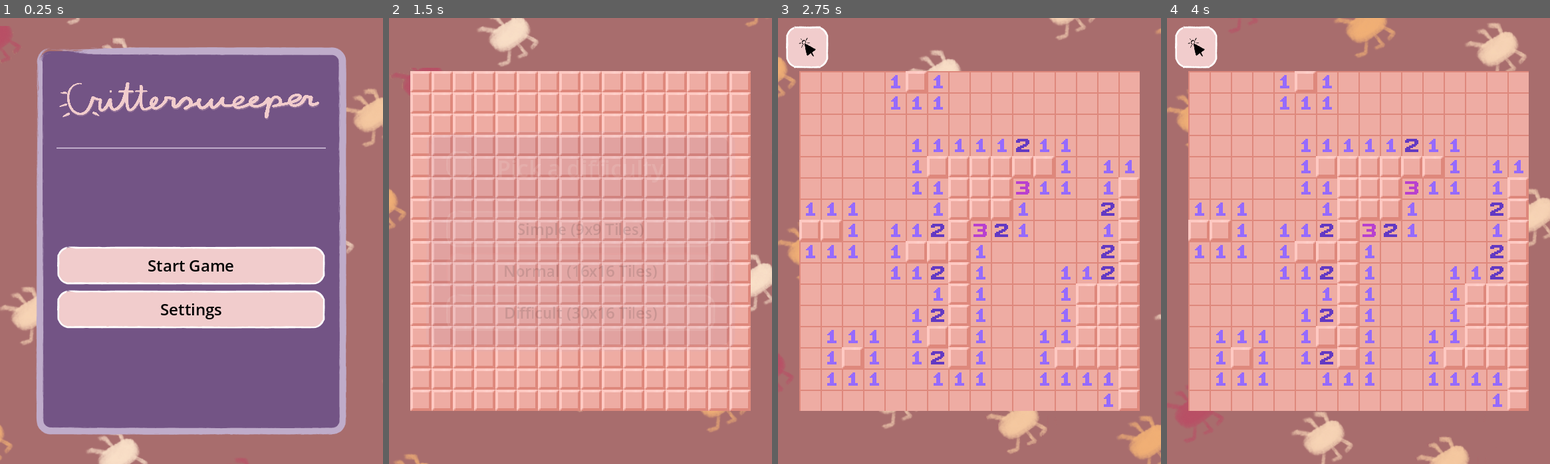
Above: before the commit, frames 1-4 (left to right).
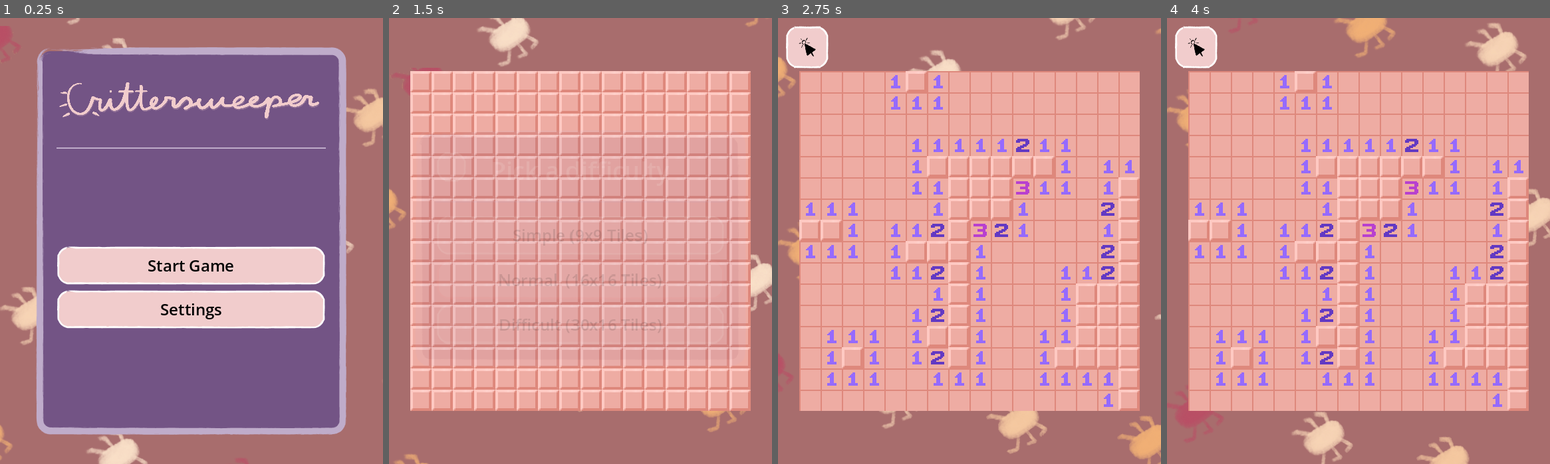
Above: after the commit, the same moments.

Repository: Somebud0180/CritterSweeper
Game: Godot game, scene res://scenes/menu.tscn
Two runs of this game, one before a commit and one after it. Both use one fixed random seed, a clock stepped at 60 frames per second and the inputs below.
Inputs (mouse positions are in pixels of both pictures, inside the frame that each line leads up to):
- Up to frame 1 (0.25 s): no input
- Up to frame 2 (1.5 s): click "Start Game" at 0.5 s; click "Normal (16x16 Tiles)" at 1.25 s
- Up to frame 3 (2.75 s): tap Enter at 2 s; move the mouse to (1053, 218) at 2.02 s; hold Right from 2.03 s (still down); tap Alt at 2.1 s; click (1053, 218) at 2.17 s
- Up to frame 4 (4 s): move the mouse to (1281, 263) at 2.77 s; release Right at 2.78 s; hold Down 2.78-3.53 s; tap Shift at 2.85 s; move the mouse to (1396, 142) at 3.52 s; hold Right from 3.53 s (still down); tap Alt at 3.6 s

The runs differ from the first frame. In frame 2, 1.0% of the frame differs, in the area x 28-72%, y 45-71%; in frame 3, less than 0.1%; in frame 4, less than 0.1%.

Commit message:
Tweaked the animatons further and updated the parallax foreground to the cleaned-up version.

Diff:
--- a/scenes/menu.tscn
+++ b/scenes/menu.tscn
@@ -79,7 +79,7 @@
 "times": PackedFloat32Array(0),
 "transitions": PackedFloat32Array(1),
 "update": 0,
-"values": [Color(1, 1, 1, 1)]
+"values": [Color(1, 1, 1, 0)]
 }
 tracks/5/type = "value"
 tracks/5/imported = false
@@ -116,6 +116,66 @@
 "transitions": PackedFloat32Array(1),
 "update": 0,
 "values": [Vector2(1.02, 1.02)]
+}
+tracks/8/type = "value"
+tracks/8/imported = false
+tracks/8/enabled = true
+tracks/8/path = NodePath("MenuLayer/Settings:modulate")
+tracks/8/interp = 1
+tracks/8/loop_wrap = true
+tracks/8/keys = {
+"times": PackedFloat32Array(0),
+"transitions": PackedFloat32Array(1),
+"update": 0,
+"values": [Color(1, 1, 1, 0)]
+}
+tracks/9/type = "value"
+tracks/9/imported = false
+tracks/9/enabled = true
+tracks/9/path = NodePath("MenuLayer/Settings:scale")
+tracks/9/interp = 1
+tracks/9/loop_wrap = true
+tracks/9/keys = {
+"times": PackedFloat32Array(0),
+"transitions": PackedFloat32Array(1),
+"update": 0,
+"values": [Vector2(1, 1)]
+}
+tracks/10/type = "value"
+tracks/10/imported = false
+tracks/10/enabled = true
+tracks/10/path = NodePath("MenuLayer/MainMenu:scale")
+tracks/10/interp = 1
+tracks/10/loop_wrap = true
+tracks/10/keys = {
+"times": PackedFloat32Array(0),
+"transitions": PackedFloat32Array(1),
+"update": 0,
+"values": [Vector2(1, 1)]
+}
+tracks/11/type = "value"
+tracks/11/imported = false
+tracks/11/enabled = true
+tracks/11/path = NodePath("MenuLayer/MainMenu:modulate")
+tracks/11/interp = 1
+tracks/11/loop_wrap = true
+tracks/11/keys = {
+"times": PackedFloat32Array(0),
+"transitions": PackedFloat32Array(1),
+"update": 0,
+"values": [Color(1, 1, 1, 1)]
+}
+tracks/12/type = "value"
+tracks/12/imported = false
+tracks/12/enabled = true
+tracks/12/path = NodePath("MenuLayer/DifficultyPicker:position")
+tracks/12/interp = 1
+tracks/12/loop_wrap = true
+tracks/12/keys = {
+"times": PackedFloat32Array(0),
+"transitions": PackedFloat32Array(1),
+"update": 0,
+"values": [Vector2(0, 0)]
 }
 
 [sub_resource type="Animation" id="Animation_70i5f"]
@@ -153,15 +213,27 @@
 tracks/2/interp = 1
 tracks/2/loop_wrap = true
 tracks/2/keys = {
-"times": PackedFloat32Array(0, 0.25),
+"times": PackedFloat32Array(0, 0.099999994),
 "transitions": PackedFloat32Array(2, 2),
 "update": 0,
-"values": [Vector2(1, 1), Vector2(0.9, 0.9)]
+"values": [Vector2(1, 1), Vector2(1.02, 1.02)]
+}
+tracks/3/type = "value"
+tracks/3/imported = false
+tracks/3/enabled = true
+tracks/3/path = NodePath("MenuLayer/DifficultyPicker:position")
+tracks/3/interp = 1
+tracks/3/loop_wrap = true
+tracks/3/keys = {
+"times": PackedFloat32Array(0.05, 0.25),
+"transitions": PackedFloat32Array(2, 2),
+"update": 0,
+"values": [Vector2(0, 0), Vector2(0, 32)]
 }
 
 [sub_resource type="Animation" id="Animation_6cdou"]
 resource_name = "hide_game"
-length = 0.5
+length = 0.4
 step = 0.05
 tracks/0/type = "value"
 tracks/0/imported = false
@@ -170,7 +242,7 @@
 tracks/0/interp = 1
 tracks/0/loop_wrap = true
 tracks/0/keys = {
-"times": PackedFloat32Array(0, 0.5),
+"times": PackedFloat32Array(0, 0.4),
 "transitions": PackedFloat32Array(1, 1),
 "update": 1,
 "values": [true, false]
@@ -182,7 +254,7 @@
 tracks/1/interp = 1
 tracks/1/loop_wrap = true
 tracks/1/keys = {
-"times": PackedFloat32Array(0.1, 0.5),
+"times": PackedFloat32Array(0.1, 0.4),
 "transitions": PackedFloat32Array(0.5, 0.5),
 "update": 0,
 "values": [Vector2(0, 0), Vector2(0, -96)]
@@ -195,15 +267,15 @@
 tracks/2/loop_wrap = true
 tracks/2/keys = {
 "times": PackedFloat32Array(0, 0.15),
-"transitions": PackedFloat32Array(0.5, 0.5),
+"transitions": PackedFloat32Array(-2, -2),
 "update": 0,
 "values": [Vector2(1, 1), Vector2(1.02, 1.02)]
 }
 
 [sub_resource type="Animation" id="Animation_13sgg"]
 resource_name = "hide_main"
-length = 0.5
-step = 0.01
+length = 0.25
+step = 0.05
 tracks/0/type = "value"
 tracks/0/imported = false
 tracks/0/enabled = true
@@ -211,16 +283,40 @@
 tracks/0/interp = 1
 tracks/0/loop_wrap = true
 tracks/0/keys = {
-"times": PackedFloat32Array(0, 0.5),
+"times": PackedFloat32Array(0, 0.25),
 "transitions": PackedFloat32Array(1, 1),
 "update": 1,
 "values": [true, false]
+}
+tracks/1/type = "value"
+tracks/1/imported = false
+tracks/1/enabled = true
+tracks/1/path = NodePath("MenuLayer/MainMenu:scale")
+tracks/1/interp = 1
+tracks/1/loop_wrap = true
+tracks/1/keys = {
+"times": PackedFloat32Array(0, 0.25),
+"transitions": PackedFloat32Array(0.5, 0.5),
+"update": 0,
+"values": [Vector2(1, 1), Vector2(0.9, 0.9)]
+}
+tracks/2/type = "value"
+tracks/2/imported = false
+tracks/2/enabled = true
+tracks/2/path = NodePath("MenuLayer/MainMenu:modulate")
+tracks/2/interp = 1
+tracks/2/loop_wrap = true
+tracks/2/keys = {
+"times": PackedFloat32Array(0, 0.25),
+"transitions": PackedFloat32Array(0.5, 0.5),
+"update": 0,
+"values": [Color(1, 1, 1, 1), Color(1, 1, 1, 0)]
 }
 
 [sub_resource type="Animation" id="Animation_i6lef"]
 resource_name = "hide_settings"
 length = 0.5
-step = 0.01
+step = 0.05
 tracks/0/type = "value"
 tracks/0/imported = false
 tracks/0/enabled = true
@@ -228,10 +324,46 @@
 tracks/0/interp = 1
 tracks/0/loop_wrap = true
 tracks/0/keys = {
-"times": PackedFloat32Array(0, 0.5),
+"times": PackedFloat32Array(0, 0.25),
 "transitions": PackedFloat32Array(1, 1),
 "update": 1,
 "values": [true, false]
+}
+tracks/1/type = "value"
+tracks/1/imported = false
+tracks/1/enabled = true
+tracks/1/path = NodePath("MenuLayer/Settings:modulate")
+tracks/1/interp = 1
+tracks/1/loop_wrap = true
+tracks/1/keys = {
+"times": PackedFloat32Array(0, 0.25),
+"transitions": PackedFloat32Array(0.5, 0.5),
+"update": 0,
+"values": [Color(1, 1, 1, 1), Color(1, 1, 1, 0)]
+}
+tracks/2/type = "value"
+tracks/2/imported = false
+tracks/2/enabled = true
+tracks/2/path = NodePath("MenuLayer/Settings:scale")
+tracks/2/interp = 1
+tracks/2/loop_wrap = true
+tracks/2/keys = {
+"times": PackedFloat32Array(0, 0.099999994),
+"transitions": PackedFloat32Array(2, 2),
+"update": 0,
+"values": [Vector2(1, 1), Vector2(1.02, 1.02)]
+}
+tracks/3/type = "value"
+tracks/3/imported = false
+tracks/3/enabled = true
+tracks/3/path = NodePath("MenuLayer/Settings:position")
+tracks/3/interp = 1
+tracks/3/loop_wrap = true
+tracks/3/keys = {
+"times": PackedFloat32Array(0.049999997, 0.2),
+"transitions": PackedFloat32Array(2, 2),
+"update": 0,
+"values": [Vector2(0, 0), Vector2(0, 32)]
 }
 
 [sub_resource type="Animation" id="Animation_g3eks"]
@@ -269,15 +401,27 @@
 tracks/2/interp = 1
 tracks/2/loop_wrap = true
 tracks/2/keys = {
-"times": PackedFloat32Array(0, 0.25),
-"transitions": PackedFloat32Array(-2, -2),
-"update": 0,
-"values": [Vector2(0.9, 0.9), Vector2(1, 1)]
+"times": PackedFloat32Array(0.15, 0.25),
+"transitions": PackedFloat32Array(2, 2),
+"update": 0,
+"values": [Vector2(1.02, 1.02), Vector2(1, 1)]
+}
+tracks/3/type = "value"
+tracks/3/imported = false
+tracks/3/enabled = true
+tracks/3/path = NodePath("MenuLayer/DifficultyPicker:position")
+tracks/3/interp = 1
+tracks/3/loop_wrap = true
+tracks/3/keys = {
+"times": PackedFloat32Array(0, 0.2),
+"transitions": PackedFloat32Array(2, 2),
+"update": 0,
+"values": [Vector2(0, 32), Vector2(0, 0)]
 }
 
 [sub_resource type="Animation" id="Animation_mj5lg"]
 resource_name = "show_game"
-length = 0.5
+length = 0.4
 step = 0.05
 tracks/0/type = "value"
 tracks/0/imported = false
@@ -286,7 +430,7 @@
 tracks/0/interp = 1
 tracks/0/loop_wrap = true
 tracks/0/keys = {
-"times": PackedFloat32Array(0, 0.5),
+"times": PackedFloat32Array(0, 0.4),
 "transitions": PackedFloat32Array(1, 1),
 "update": 1,
 "values": [true, true]
@@ -298,7 +442,7 @@
 tracks/1/interp = 1
 tracks/1/loop_wrap = true
 tracks/1/keys = {
-"times": PackedFloat32Array(0, 0.5),
+"times": PackedFloat32Array(0, 0.4),
 "transitions": PackedFloat32Array(0.5, 0.5),
 "update": 0,
 "values": [Vector2(0, -96), Vector2(0, 0)]
@@ -310,15 +454,15 @@
 tracks/2/interp = 1
 tracks/2/loop_wrap = true
 tracks/2/keys = {
-"times": PackedFloat32Array(0.35, 0.5),
-"transitions": PackedFloat32Array(0.5, 0.5),
+"times": PackedFloat32Array(0.25, 0.4),
+"transitions": PackedFloat32Array(2, 2),
 "update": 0,
 "values": [Vector2(1.02, 1.02), Vector2(1, 1)]
 }
 
 [sub_resource type="Animation" id="Animation_ufwb2"]
 resource_name = "show_main"
-length = 0.5
+length = 0.25
 step = 0.01
 tracks/0/type = "value"
 tracks/0/imported = false
@@ -327,15 +471,39 @@
 tracks/0/interp = 1
 tracks/0/loop_wrap = true
 tracks/0/keys = {
-"times": PackedFloat32Array(0, 0.5),
+"times": PackedFloat32Array(0, 0.25),
 "transitions": PackedFloat32Array(1, 1),
 "update": 1,
 "values": [true, true]
+}
+tracks/1/type = "value"
+tracks/1/imported = false
+tracks/1/enabled = true
+tracks/1/path = NodePath("MenuLayer/MainMenu:scale")
+tracks/1/interp = 1
+tracks/1/loop_wrap = true
+tracks/1/keys = {
+"times": PackedFloat32Array(0, 0.25),
+"transitions": PackedFloat32Array(-2, -2),
+"update": 0,
+"values": [Vector2(0.95, 0.95), Vector2(1, 1)]
+}
+tracks/2/type = "value"
+tracks/2/imported = false
+tracks/2/enabled = true
+tracks/2/path = NodePath("MenuLayer/MainMenu:modulate")
+tracks/2/interp = 1
+tracks/2/loop_wrap = true
+tracks/2/keys = {
+"times": PackedFloat32Array(0, 0.25),
+"transitions": PackedFloat32Array(-2, -2),
+"update": 0,
+"values": [Color(1, 1, 1, 0), Color(1, 1, 1, 1)]
 }
 
 [sub_resource type="Animation" id="Animation_v86rl"]
 resource_name = "show_settings"
-length = 0.5
+length = 0.25
 step = 0.01
 tracks/0/type = "value"
 tracks/0/imported = false
@@ -344,10 +512,46 @@
 tracks/0/interp = 1
 tracks/0/loop_wrap = true
 tracks/0/keys = {
-"times": PackedFloat32Array(0, 0.5),
+"times": PackedFloat32Array(0, 0.25),
 "transitions": PackedFloat32Array(1, 1),
 "update": 1,
 "values": [true, true]
+}
+tracks/1/type = "value"
+tracks/1/imported = false
+tracks/1/enabled = true
+tracks/1/path = NodePath("MenuLayer/Settings:modulate")
+tracks/1/interp = 1
+tracks/1/loop_wrap = true
+tracks/1/keys = {
+"times": PackedFloat32Array(0, 0.25),
+"transitions": PackedFloat32Array(-2, -2),
+"update": 0,
+"values": [Color(1, 1, 1, 0), Color(1, 1, 1, 1)]
+}
+tracks/2/type = "value"
+tracks/2/imported = false
+tracks/2/enabled = true
+tracks/2/path = NodePath("MenuLayer/Settings:scale")
+tracks/2/interp = 1
+tracks/2/loop_wrap = true
+tracks/2/keys = {
+"times": PackedFloat32Array(0.15, 0.25),
+"transitions": PackedFloat32Array(2, 2),
+"update": 0,
+"values": [Vector2(1.02, 1.02), Vector2(1, 1)]
+}
+tracks/3/type = "value"
+tracks/3/imported = false
+tracks/3/enabled = true
+tracks/3/path = NodePath("MenuLayer/Settings:position")
+tracks/3/interp = 1
+tracks/3/loop_wrap = true
+tracks/3/keys = {
+"times": PackedFloat32Array(0, 0.2),
+"transitions": PackedFloat32Array(2, 2),
+"update": 0,
+"values": [Vector2(0, 32), Vector2(0, 0)]
 }
 
 [sub_resource type="AnimationLibrary" id="AnimationLibrary_13sgg"]
@@ -472,6 +676,7 @@
 anchor_bottom = 1.0
 grow_horizontal = 2
 grow_vertical = 2
+pivot_offset = Vector2(288, 336)
 theme = ExtResource("1_yqeox")
 
 [node name="AspectRatioContainer" type="AspectRatioContainer" parent="MenuLayer/MainMenu"]
@@ -523,11 +728,13 @@
 
 [node name="Settings" type="MarginContainer" parent="MenuLayer"]
 visible = false
+modulate = Color(1, 1, 1, 0)
 anchors_preset = 15
 anchor_right = 1.0
 anchor_bottom = 1.0
 grow_horizontal = 2
 grow_vertical = 2
+pivot_offset = Vector2(288, 336)
 theme = ExtResource("1_yqeox")
 
 [node name="AspectRatioContainer" type="AspectRatioContainer" parent="MenuLayer/Settings"]
@@ -641,6 +848,7 @@
 
 [node name="DifficultyPicker" type="MarginContainer" parent="MenuLayer"]
 visible = false
+modulate = Color(1, 1, 1, 0)
 anchors_preset = 15
 anchor_right = 1.0
 anchor_bottom = 1.0
Binary file changed: assets/sprites/foregrounds/Foreground0.png
Binary file changed: assets/sprites/foregrounds/Foreground1.png
Binary file changed: assets/sprites/foregrounds/Foreground2.png
Binary file changed: assets/sprites/foregrounds/Foreground3.png
Binary file changed: assets/sprites/foregrounds/Foreground4.png
Binary file changed: assets/sprites/foregrounds/Foreground5.png
